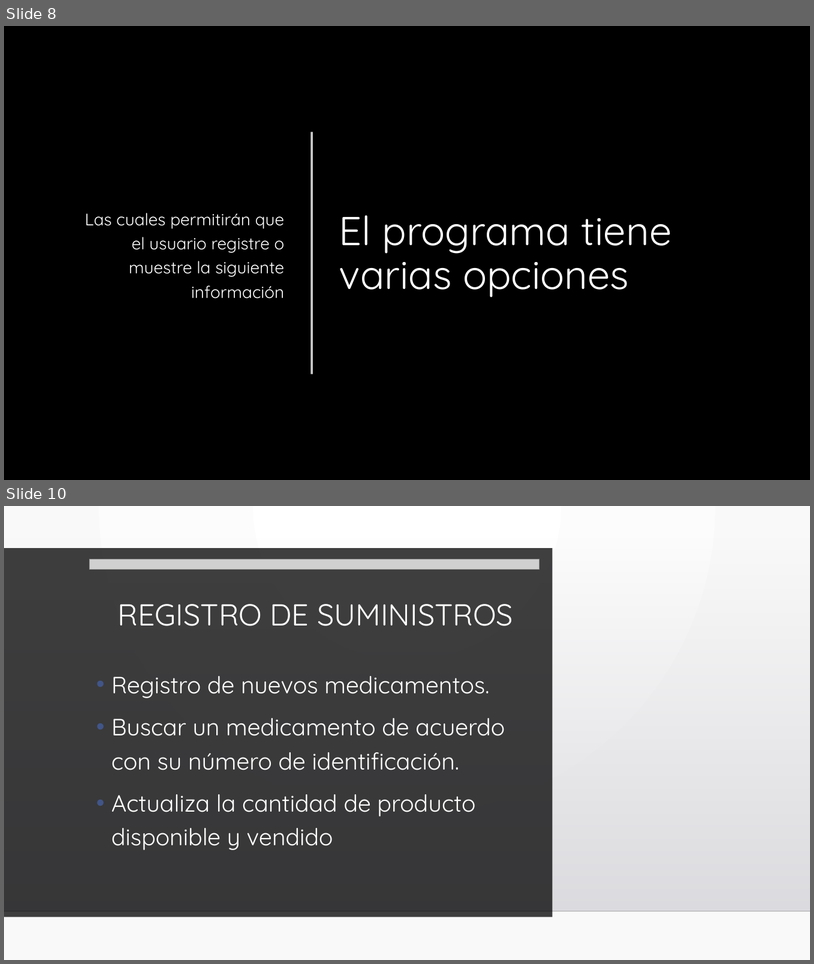
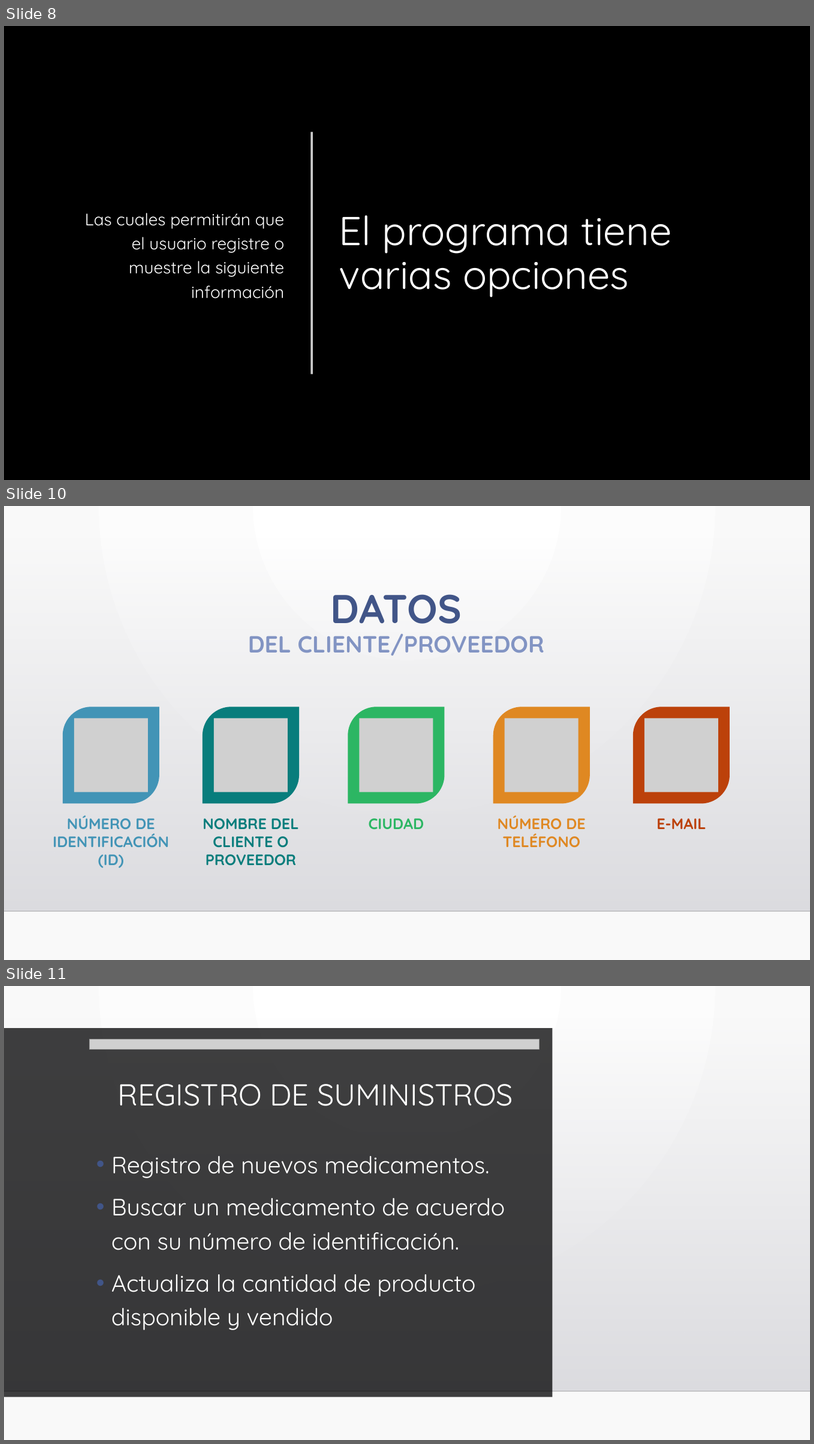
Before and after one commit to miriamyi01/Hospital-Warehouse, a slide deck: Proyecto Completo (EDAI)/Suministro Médico.pptx. Shown one above the other, each under a label of ours: slides 8 and 10 before the commit, slides 8, 10 and 11 after it; the slides between them are not shown. The pictures are 814x964 and 814x1444 pixels, drawn with LibreOffice and Linux fonts; fonts in the diff are those of the drawing; grey boxes stand for pictures; background and template pictures are left out. Boxes give left, top, right and bottom in pixels: in the first picture for what was removed or moved away, otherwise in the second. Text is boxed around its words. In the diff, an @@ line names an element or a change of style, - is before the commit and + after.

```diff
--- a/Proyecto Completo (EDAI)/Suministro Médico.pptx
+++ b/Proyecto Completo (EDAI)/Suministro Médico.pptx
@@ slide 10 added at bbox=[4, 506, 810, 960], background gradient #FFFFFF to #FAFAFA; not listed: 2 template elements that a slide beside it also shows @@
@@ title added at bbox=[248, 594, 545, 655], 27.9 pt, text #8294C3, bold @@
+DATOS
+DEL CLIENTE/PROVEEDOR
@@ group added at bbox=[53, 707, 731, 868]: 5 round diag rects, 5 pictures, 5 texts @@
+NÚMERO DE IDENTIFICACIÓN (ID)
+NOMBRE DEL CLIENTE O PROVEEDOR
+CIUDAD
+NÚMERO DE TELÉFONO
+E-MAIL
@@ what was slide 10 is now slide 11 @@
```
Also in this commit, not shown: 1 slide changed.
